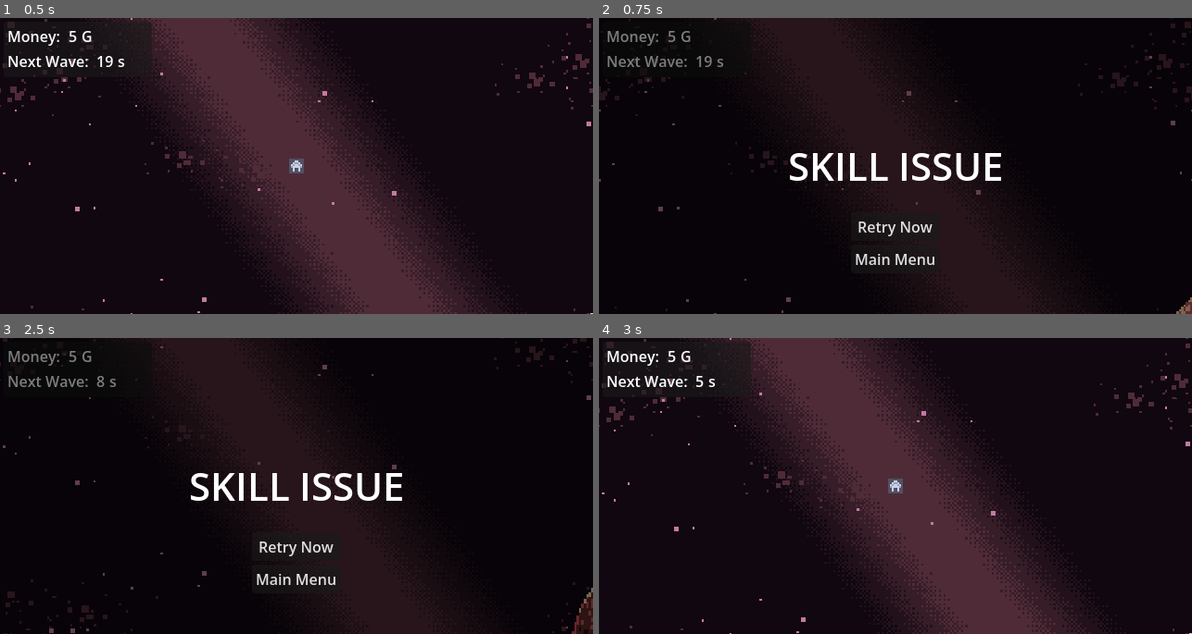
Above: before the commit, frames 1-4 (two rows, left to right).
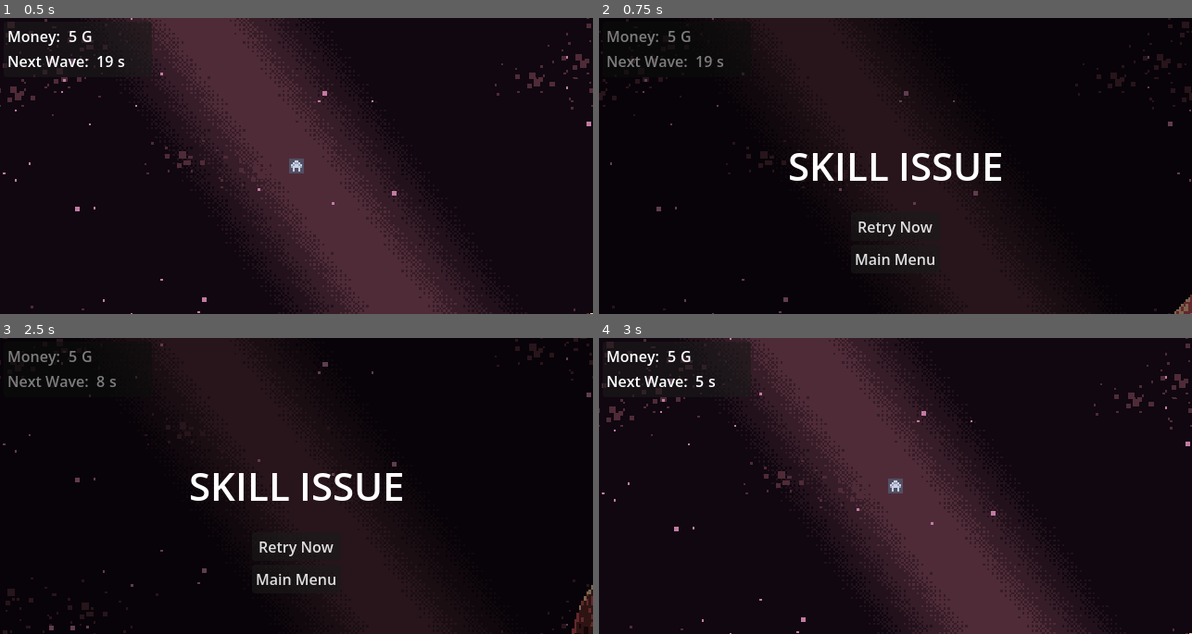
Above: after the commit, the same moments.

Repository: Befrimon/SpaceJourney
Game: Godot game, scene res://scenes/main.tscn
The game is run twice, just before and just after one commit, with the same random seed, the same clock (stepped at 60 frames per second) and the same inputs.
Inputs (mouse positions are in pixels of both pictures, inside the frame that each line leads up to):
- Up to frame 1 (0.5 s): no input
- Up to frame 2 (0.75 s): tap Enter at 0.5 s; hold D (right) from 0.53 s (still down); right-click (895, 166) at 0.6 s
- Up to frame 3 (2.5 s): release D (right) at 1.25 s; click "Retry Now" at 1.25 s; tap Space at 2 s; move the mouse to (296, 486) at 2.02 s; hold S (down) from 2.03 s (still down); click (296, 486) at 2.1 s; right-click (296, 486) at 2.3 s
- Up to frame 4 (3 s): release S (down) at 2.75 s; click "Retry Now" at 2.75 s

Frame 1 is identical in both runs. In frame 2, 1.0% of the frame differs, in the area x 0-100%, y 0-100%; in frame 3, 1.0%; in frame 4, nothing differs.

Commit message:
Yet another commit here

Diff:
--- a/scenes/bullet.tscn
+++ b/scenes/bullet.tscn
@@ -10,12 +10,13 @@
 [sub_resource type="CircleShape2D" id="CircleShape2D_mkf8s"]
 radius = 4.0
 
-[node name="Bullet" type="CharacterBody2D" unique_id=1343505469 node_paths=PackedStringArray("timer")]
+[node name="Bullet" type="CharacterBody2D" unique_id=1343505469 node_paths=PackedStringArray("timer", "sprite")]
 top_level = true
 collision_layer = 0
 collision_mask = 0
 script = ExtResource("1_y25gk")
 timer = NodePath("Timer")
+sprite = NodePath("Sprite2D")
 
 [node name="Sprite2D" type="Sprite2D" parent="." unique_id=1647565034]
 texture = SubResource("AtlasTexture_y25gk")
--- a/scenes/world_2d.tscn
+++ b/scenes/world_2d.tscn
@@ -5,11 +5,30 @@
 [ext_resource type="Texture2D" uid="uid://bd48fnljvtocq" path="res://assets/space_background_pack/space_background_pack/Assets/Old Version/layers/parallax-space-backgound.png" id="2_ieres"]
 [ext_resource type="Texture2D" uid="uid://btta404c7q21e" path="res://assets/space_background_pack/space_background_pack/Assets/Old Version/layers/parallax-space-stars.png" id="3_6cuhj"]
 [ext_resource type="Texture2D" uid="uid://byp6krc41c6rp" path="res://assets/space_background_pack/space_background_pack/Assets/Old Version/layers/parallax-space-big-planet.png" id="4_vydw8"]
+[ext_resource type="AudioStream" uid="uid://du1v05kkkvfbn" path="res://assets/sounds/A Worthy Challenge (LOOP)-1.wav" id="6_rxbej"]
+[ext_resource type="AudioStream" uid="uid://bhul8gtemhbym" path="res://assets/sounds/A Worthy Challenge (LOOP).wav" id="7_p8ltl"]
+[ext_resource type="AudioStream" uid="uid://b82lg8l1tf1qe" path="res://assets/sounds/Hurry! (LOOP).wav" id="8_aua73"]
+[ext_resource type="AudioStream" uid="uid://da2v2vpt6n7uq" path="res://assets/sounds/In Dire Need (LOOP).wav" id="9_dojpf"]
+[ext_resource type="AudioStream" uid="uid://3n5lfx52ypfs" path="res://assets/sounds/Jump and Shoot Man (LOOP).wav" id="10_j30hf"]
+[ext_resource type="AudioStream" uid="uid://c2dab8334n4va" path="res://assets/sounds/Meeting The Call (INTRO).wav" id="11_o6f6o"]
+[ext_resource type="AudioStream" uid="uid://c4nuevwt5mljd" path="res://assets/sounds/Meeting The Call (LOOP).wav" id="12_5shll"]
 
-[node name="World2D" type="Node2D" unique_id=399623472 node_paths=PackedStringArray("enemy_container", "wave_timer")]
+[sub_resource type="AudioStreamRandomizer" id="AudioStreamRandomizer_rurfk"]
+playback_mode = 1
+streams_count = 7
+stream_0/stream = ExtResource("6_rxbej")
+stream_1/stream = ExtResource("7_p8ltl")
+stream_2/stream = ExtResource("8_aua73")
+stream_3/stream = ExtResource("9_dojpf")
+stream_4/stream = ExtResource("10_j30hf")
+stream_5/stream = ExtResource("11_o6f6o")
+stream_6/stream = ExtResource("12_5shll")
+
+[node name="World2D" type="Node2D" unique_id=399623472 node_paths=PackedStringArray("enemy_container", "wave_timer", "bg_player")]
 script = ExtResource("1_vydw8")
 enemy_container = NodePath("EnemyContainer")
 wave_timer = NodePath("WaveTimer")
+bg_player = NodePath("AudioStreamPlayer")
 
 [node name="Ship" parent="." unique_id=65887 instance=ExtResource("1_pneyj")]
 position = Vector2(163, 91)
@@ -51,4 +70,8 @@
 [node name="WaveTimer" type="Timer" parent="." unique_id=814170892]
 one_shot = true
 
+[node name="AudioStreamPlayer" type="AudioStreamPlayer" parent="." unique_id=1252175874]
+stream = SubResource("AudioStreamRandomizer_rurfk")
+autoplay = true
+
 [connection signal="timeout" from="WaveTimer" to="." method="_spawn_enemies"]
--- a/scripts/bullet.gd
+++ b/scripts/bullet.gd
@@ -8,6 +8,7 @@
 }
 
 @export var timer: Timer = null
+@export var sprite: Sprite2D = null
 
 var speed: float = 1e4
 var life_time: float = 1.0
@@ -22,6 +23,7 @@
 	match (parent):
 		Owners.PLAYER:
 			collision_mask = 2
+			sprite.modulate = Color(0.0, 1.0, 1.0, 1.0)
 		Owners.ENEMY:
 			collision_mask = 1
 
--- a/scripts/global/global.gd
+++ b/scripts/global/global.gd
@@ -2,9 +2,14 @@
 
 var money: int = 5
 var player_position: Vector2 = Vector2.ZERO
+var death_queue: Array[Tile] = []
 
+func _process(_delta: float) -> void:
+	if !death_queue.is_empty():
+		var a = death_queue.pop_front()
+		if a: a.death()
 
-## Waves Control
+#region Waves Control
 var wave: int = 0
 var enemy_count: int = 0
 var wave_delay: int = 0
@@ -15,3 +20,5 @@
 	wave += 1
 	enemy_count = randi_range(wave + 2, int((wave + 2) * 2.5))
 	wave_delay = max(3, int(20 / max(1, wave)))
+
+#endregion
--- a/scripts/tile.gd
+++ b/scripts/tile.gd
@@ -30,17 +30,18 @@
 		sprite.modulate = Color(0, 1, 0)
 
 	if placed and mouse_focus and Input.is_action_just_pressed("remove"):
-		_death()
+		Global.death_queue.append(self)
 
 
-func check_root(from: Tile = null) -> bool:
+func check_root(visited: Array[Tile] = []) -> bool:
 	if is_root:
 		return true
 
 	var res = false
 	for n in neighbours:
-		if n == from: continue
-		res = res or n.check_root(self)
+		if n in visited: continue
+		visited.append(self)
+		res = res or n.check_root(visited)
 	return res
 
 func neighbour_die(who: Tile) -> void:
@@ -48,7 +49,7 @@
 
 func recheck_root() -> void:
 	if !check_root():
-		_death()
+		Global.death_queue.append(self)
 
 func build() -> void:
 	if Global.money < data.cost:
@@ -79,16 +80,14 @@
 func _on_hit() -> void:
 	health -= 1
 	if health <= 0:
-		_death()
+		Global.death_queue.append(self)
 
-func _death() -> void:
+func death() -> void:
 	for n in neighbours:
-		if !n: continue
 		n.neighbour_die(self)
 	queue_free()
 
 	for n in neighbours:
-		if !n: continue
 		n.recheck_root()
 
 func _on_mouse_entered() -> void:
--- a/scripts/world_2d.gd
+++ b/scripts/world_2d.gd
@@ -2,11 +2,14 @@
 
 @export var enemy_container: Node2D = null
 @export var wave_timer: Timer = null
+@export var bg_player: AudioStreamPlayer = null
 
 func _ready() -> void:
 	Global.next_wave()
 	wave_timer.start(Global.wave_delay)
 	Global.wave_timer = wave_timer
+
+
 
 func _process(_delta: float) -> void:
 	if Global.wave_active:
Not shown, added: assets/sounds/A Worthy Challenge (LOOP)-1.wav.import
Not shown, added: assets/sounds/A Worthy Challenge (LOOP).wav.import
Not shown, added: assets/sounds/Hurry! (LOOP).wav.import
Not shown, added: assets/sounds/In Dire Need (LOOP).wav.import
Not shown, added: assets/sounds/Jump and Shoot Man (LOOP).wav.import
Not shown, added: assets/sounds/Meeting The Call (INTRO).wav.import
Not shown, added: assets/sounds/Meeting The Call (LOOP).wav.import
Not shown, added: assets/sounds/Old Friends (LOOP).wav.import
Not shown, added: assets/sounds/Prove It (LOOP).wav.import
Not shown, added: assets/sounds/Shopping For The Future (LOOP).wav.import
Not shown, added: assets/sounds/The Graveyard (LOOP).wav.import
Not shown, added: assets/sounds/The Laboratory (LOOP).wav.import
(and 22 more such lines)
